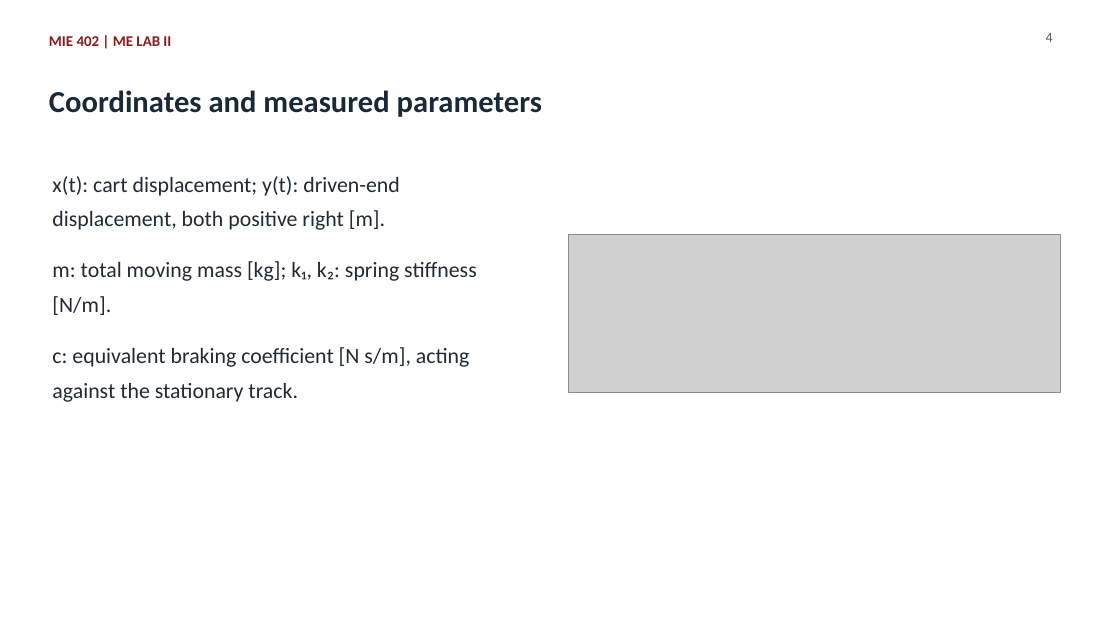
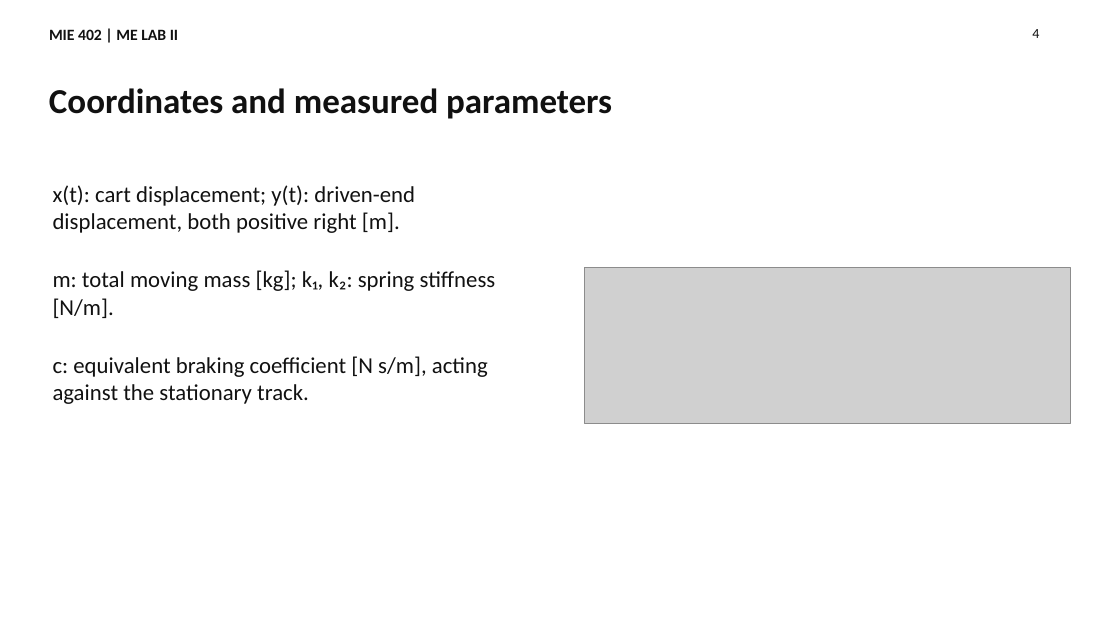
Before and after one commit to Ehsan-Roohi/MIE402-Lab, a slide deck: slide 4 of site/docs/MIE402_Lecture06_Forced_Response_Fall2026.pptx. Drawn at 1120x630 pixels with LibreOffice and Linux fonts; fonts in the diff are those of the drawing; grey boxes stand for pictures. Boxes give left, top, right and bottom in pixels: in the first picture for what was removed or moved away, otherwise in the second. Text is boxed around its words. In the diff, an @@ line names an element or a change of style, - is before the commit and + after.

```diff
--- a/site/docs/MIE402_Lecture06_Forced_Response_Fall2026.pptx
+++ b/site/docs/MIE402_Lecture06_Forced_Response_Fall2026.pptx
@@ text "MIE 402 | ME LAB ..." at [49,29,178,40]: size 12.8 to 13.5 pt, text colour #881C1C to #111111; line spacing 1.32 to 1 @@
@@ text "4": place and size @@
-text "4" at [1046,33,1053,42]
+text "4" at [1032,29,1039,38]
@@ text "4" at [1032,29,1039,38]: text colour #525D64 to #111111; line spacing 1.32 to 1 @@
@@ text "Coordinates and measured parameters" at [49,88,612,119]: size 26.2 to 30 pt, text colour #1B2937 to #111111; line spacing 1.32 to 1 @@
@@ text at [53,185,415,233]: text changed; size 18.8 to 19.5 pt; text colour #202B36 to #111111 @@
-x(t): cart displacement; y(t): driven-end
-displacement, both positive right [m].
+x(t): cart displacement; y(t): driven-end displacement, both positive right [m].
@@ picture: place and size @@
-picture at [569,234,1060,392]
+picture at [585,268,1070,424]
@@ text at [53,270,496,318]: text changed; size 18.8 to 19.5 pt; text colour #202B36 to #111111 @@
-m: total moving mass [kg]; k₁, k₂: spring stiffness
-[N/m].
+m: total moving mass [kg]; k₁, k₂: spring stiffness [N/m].
@@ text at [53,356,488,404]: text changed; size 18.8 to 19.5 pt; text colour #202B36 to #111111 @@
-c: equivalent braking coefficient [N s/m], acting
-against the stationary track.
+c: equivalent braking coefficient [N s/m], acting against the stationary track.
```
Also in this commit, not shown: 15 other slides changed, 14 slides added, 7 slides removed, 57 other files.
